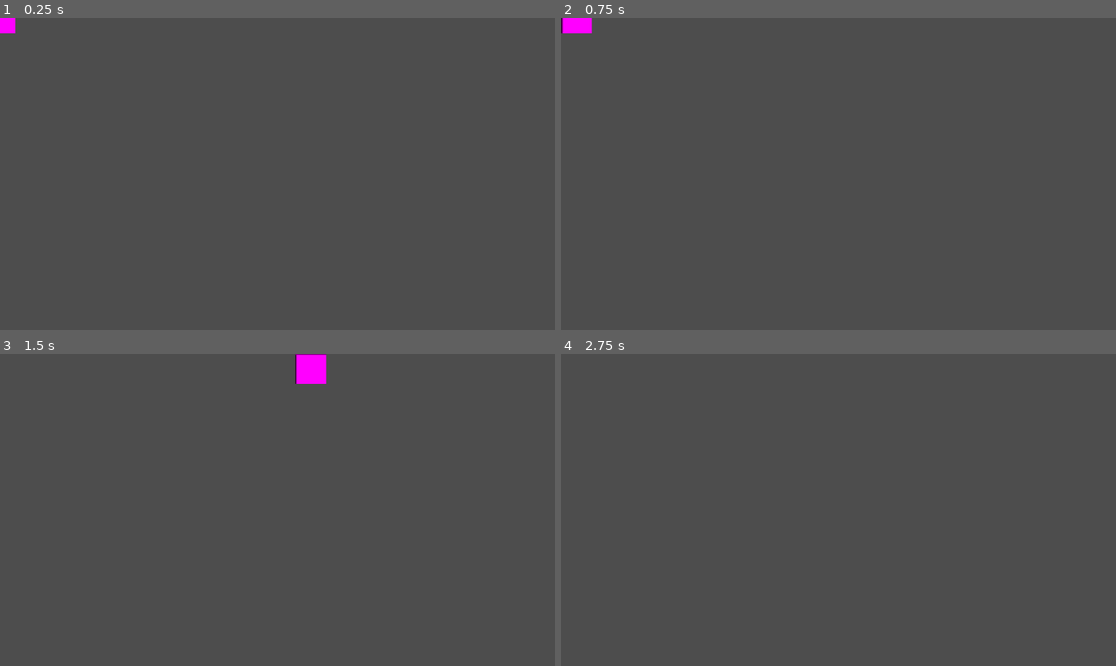
Above: before the commit, frames 1-4 (two rows, left to right).
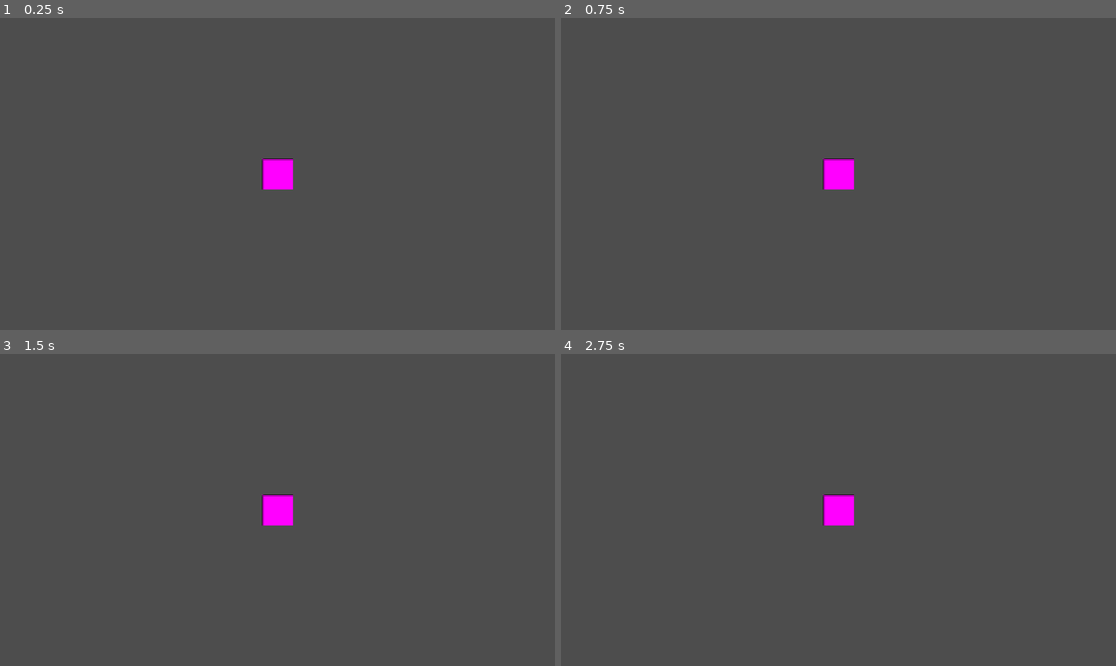
Above: after the commit, the same moments.

Repository: first-uninteresting-username/the-game-you-lost
Game: Godot game, scene res://main.tscn
Two runs of this game, one before a commit and one after it. Both use one fixed random seed, a clock stepped at 60 frames per second and the inputs below.
Inputs (mouse positions are in pixels of both pictures, inside the frame that each line leads up to):
- Up to frame 1 (0.25 s): no input
- Up to frame 2 (0.75 s): tap Enter at 0.5 s; move the mouse to (960, 158) at 0.52 s; hold Right (ui_right) from 0.53 s (still down); tap Alt at 0.6 s; click (960, 158) at 0.67 s
- Up to frame 3 (1.5 s): move the mouse to (166, 525) at 1.27 s; release Right (ui_right) at 1.28 s; hold Down (ui_down) from 1.28 s (still down); tap Shift at 1.35 s
- Up to frame 4 (2.75 s): move the mouse to (894, 441) at 2.02 s; release Down (ui_down) at 2.03 s; hold Right (ui_right) from 2.03 s (still down); tap Alt at 2.1 s

The runs differ from the first frame. In frame 1, 0.7% of the frame differs, in the area x 0-53%, y 0-56%; in frame 2, 0.8%; in frame 3, 1.1%, in the area x 47-59%, y 0-56%; in frame 4, 0.6%.

Commit message:
feat: make the camera follow player

Diff:
--- a/player.tscn
+++ b/player.tscn
@@ -16,3 +16,5 @@
 
 [node name="CollisionShape2D" type="CollisionShape2D" parent="." unique_id=559198875]
 shape = SubResource("RectangleShape2D_pqj4k")
+
+[node name="Camera2D" type="Camera2D" parent="." unique_id=301283419]
